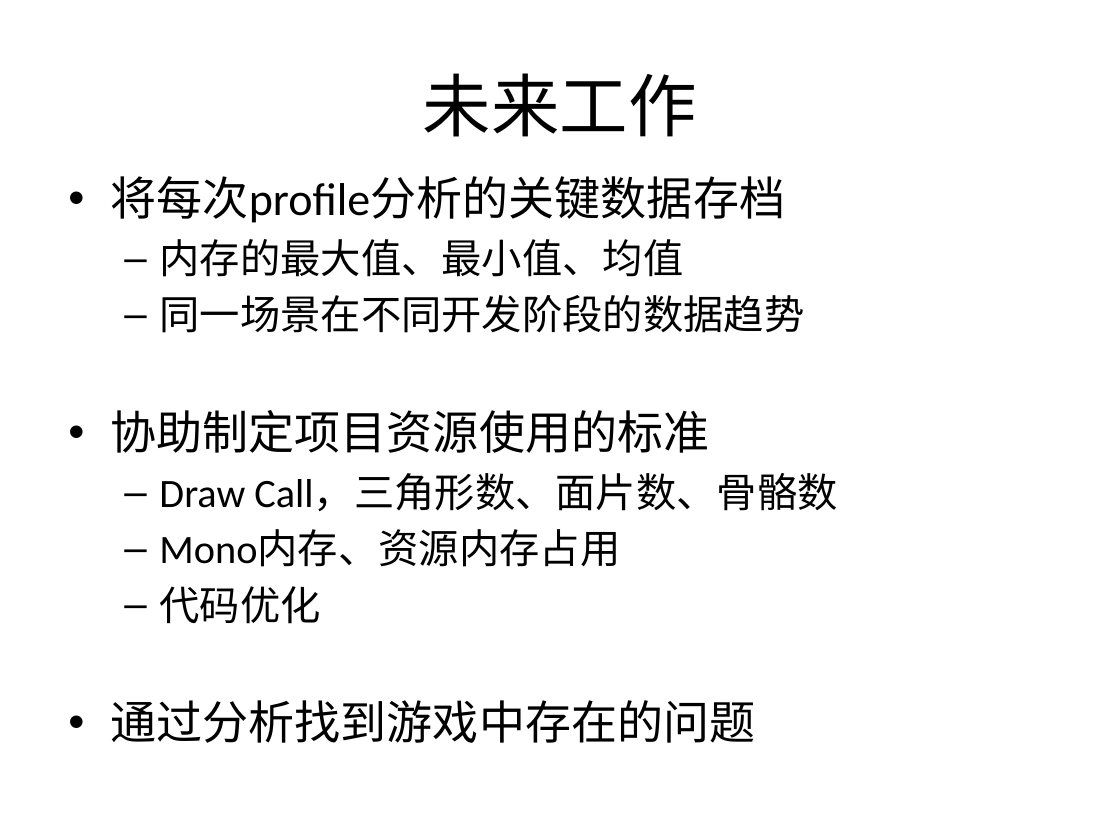
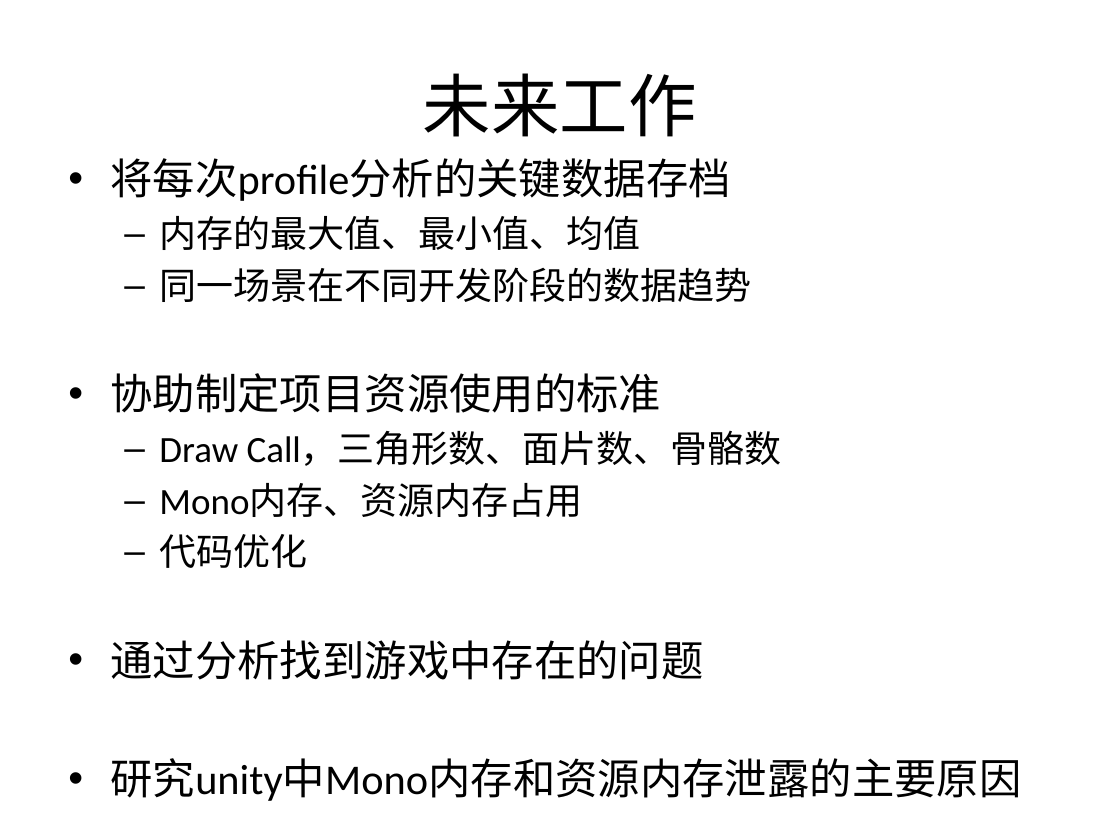
Before and after one commit to hzwangchaochen/hello-world, a slide deck: slide 16 of 分享/ppt/内存管理/PPT/内存管理.pptx (slide 15 before the commit). Drawn at 1120x840 pixels with LibreOffice and Linux fonts; fonts in the diff are those of the drawing. Boxes give left, top, right and bottom in pixels: in the first picture for what was removed or moved away, otherwise in the second. Text is boxed around its words. In the diff, an @@ line names an element or a change of style, - is before the commit and + after.

Commit message:
modify ppt

```diff
--- a/分享/ppt/内存管理/PPT/内存管理.pptx
+++ b/分享/ppt/内存管理/PPT/内存管理.pptx
@@ text "将每次profile分析的关键数据存档" moved from (x1=111, y1=176, x2=837, y2=743) to (x1=111, y1=158, x2=1022, y2=801) @@
@@ text at (x1=111, y1=158, x2=782, y2=680): size 29.6 to 27.2 pt in "将每次profile分析的关键数据存档", "协助制定项目资源使用的标准", "通过分析找到游戏中存在的问题"; size 25.9 to 23.8 pt in "内存的最大值、最小值、均值", "同一场景在不同开发阶段的数据趋势", "Draw Call，三角形数、面片数、骨骼数", "Mono内存、资源内存占用" and 1 more places @@
@@ text at (x1=111, y1=758, x2=1022, y2=801): paragraph added @@
+• 研究unity中Mono内存和资源内存泄露的主要原因
```
Also in this commit, not shown: 3 other slides changed, 2 slides added, 1 slide removed.
